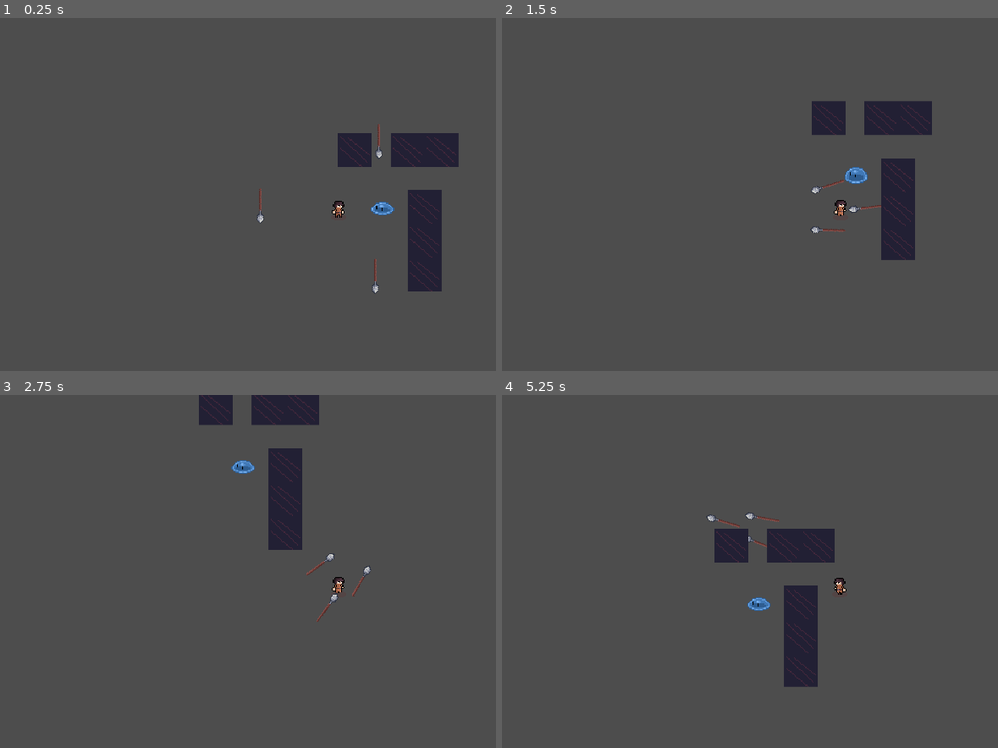
Above: before the commit, frames 1-4 (two rows, left to right).
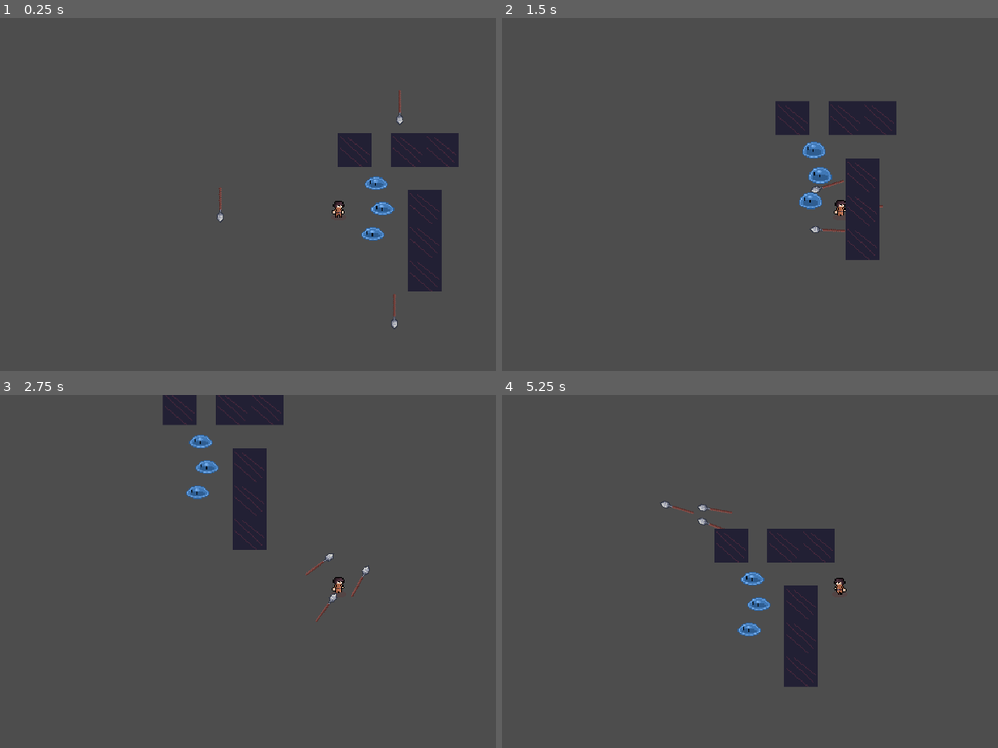
Above: after the commit, the same moments.

Repository: ArcaniaForbidden/Godot_Bullet_Hell
Game: Godot game, scene res://Scenes/Game.tscn
Same seed, same stepped clock (60 frames per second), same inputs: the game is played once before the commit and once after it.
Inputs (mouse positions are in pixels of both pictures, inside the frame that each line leads up to):
- Up to frame 1 (0.25 s): no input
- Up to frame 2 (1.5 s): move the mouse to (988, 187) at 0.52 s; hold Right (ui_right) 0.53-1.28 s; click (988, 187) at 0.67 s; tap Space (ui_select) at 0.77 s; move the mouse to (705, 226) at 1.27 s; hold Down (ui_down) from 1.28 s (still down)
- Up to frame 3 (2.75 s): tap Space (ui_select) at 1.52 s; move the mouse to (406, 500) at 2.02 s; release Down (ui_down) at 2.03 s; hold Right (ui_right) from 2.03 s (still down)
- Up to frame 4 (5.25 s): move the mouse to (804, 659) at 2.77 s; release Right (ui_right) at 2.78 s; hold Up (ui_up) 2.78-3.53 s; click (804, 659) at 2.92 s; tap Space (ui_select) at 3.02, 3.77, 4.52 s; move the mouse to (outside the picture) at 3.52 s; hold Left (ui_left) 3.53-5.03 s; move the mouse to (635, 529) at 4.27 s; move the mouse to (874, 585) at 5.02 s; hold Down (ui_down) from 5.03 s (still down); click (874, 585) at 5.17 s

The runs differ from the first frame. In frame 1, 0.6% of the frame differs, in the area x 43-82%, y 20-89%; in frame 2, 6.6%, in the area x 55-87%, y 23-69%; in frame 3, 6.4%; in frame 4, 0.6%.

Commit message:
Adds separate collision layers/masks for blocks/player/player_weapon/enemy/enemy_damage. Adds damage sound for basic enemies. Camera remains still when player dies. Adds invincibility frames for the player.

Diff:
--- a/Scenes/BasicSlime.tscn
+++ b/Scenes/BasicSlime.tscn
@@ -1,20 +1,28 @@
-[gd_scene load_steps=4 format=3 uid="uid://cjjso6h5ewvwi"]
+[gd_scene load_steps=3 format=3 uid="uid://cjjso6h5ewvwi"]
 
-[ext_resource type="Script" uid="uid://b4reirmd45yq5" path="res://Scripts/Enemy.gd" id="1_wovta"]
+[ext_resource type="Script" uid="uid://b4reirmd45yq5" path="res://Scripts/BasicSlime.gd" id="1_wovta"]
 [ext_resource type="SpriteFrames" uid="uid://gcgfdcontrcj" path="res://Animations/BasicSlime.tres" id="2_wp6eg"]
 
-[sub_resource type="RectangleShape2D" id="RectangleShape2D_wovta"]
-size = Vector2(20, 14)
-
-[node name="Enemy" type="CharacterBody2D"]
+[node name="BasicSlime" type="CharacterBody2D"]
+collision_layer = 2
+collision_mask = 16
 script = ExtResource("1_wovta")
 
 [node name="AnimatedSprite2D" type="AnimatedSprite2D" parent="."]
 texture_filter = 1
 sprite_frames = ExtResource("2_wp6eg")
 animation = &"idle"
-frame_progress = 0.776614
+frame_progress = 0.688521
 
-[node name="CollisionShape2D" type="CollisionShape2D" parent="."]
+[node name="CollisionPolygon2D" type="CollisionPolygon2D" parent="."]
 position = Vector2(0, -1)
-shape = SubResource("RectangleShape2D_wovta")
+polygon = PackedVector2Array(0, -8, 7, -6, 9, -4, 10, -1, 10, 4, 7, 6, 4, 7, 0, 8, -4, 7, -7, 6, -10, 4, -10, -1, -9, -4, -7, -6)
+
+[node name="Area2D" type="Area2D" parent="."]
+collision_layer = 8
+
+[node name="CollisionPolygon2D" type="CollisionPolygon2D" parent="Area2D"]
+position = Vector2(0, -1)
+polygon = PackedVector2Array(0, -8, 7, -6, 9, -4, 10, -1, 10, 4, 7, 6, 4, 7, 0, 8, -4, 7, -7, 6, -10, 4, -10, -1, -9, -4, -7, -6)
+
+[connection signal="body_entered" from="Area2D" to="." method="_on_area_2d_body_entered"]
--- a/Scenes/Block.tscn
+++ b/Scenes/Block.tscn
@@ -6,6 +6,8 @@
 size = Vector2(32, 32)
 
 [node name="Block" type="StaticBody2D"]
+collision_layer = 16
+collision_mask = 3
 
 [node name="Sprite2D" type="Sprite2D" parent="."]
 texture_filter = 5
--- /dev/null
+++ b/Scenes/Camera.tscn
@@ -0,0 +1,6 @@
+[gd_scene load_steps=2 format=3 uid="uid://yv5vlpsg3n3e"]
+
+[ext_resource type="Script" uid="uid://dd6u4v75stm6k" path="res://Scripts/Camera.gd" id="1_yqtc1"]
+
+[node name="Camera2D" type="Camera2D"]
+script = ExtResource("1_yqtc1")
--- a/Scenes/Game.tscn
+++ b/Scenes/Game.tscn
@@ -1,10 +1,11 @@
-[gd_scene load_steps=4 format=3 uid="uid://hwpxxudtcao5"]
+[gd_scene load_steps=5 format=3 uid="uid://hwpxxudtcao5"]
 
 [ext_resource type="PackedScene" uid="uid://cscrkw5ecieem" path="res://Scenes/Player.tscn" id="1_iukft"]
 [ext_resource type="PackedScene" uid="uid://bghmcqurjt4yh" path="res://Scenes/Block.tscn" id="2_gl6un"]
 [ext_resource type="PackedScene" uid="uid://cjjso6h5ewvwi" path="res://Scenes/BasicSlime.tscn" id="3_j5yw3"]
+[ext_resource type="PackedScene" uid="uid://yv5vlpsg3n3e" path="res://Scenes/Camera.tscn" id="4_kldst"]
 
-[node name="Game" type="Node2D"]
+[node name="GameScene" type="Node2D"]
 
 [node name="PlayerNode2D" parent="." instance=ExtResource("1_iukft")]
 
@@ -28,3 +29,11 @@
 
 [node name="BasicSlime" parent="." instance=ExtResource("3_j5yw3")]
 position = Vector2(42, 0)
+
+[node name="BasicSlime2" parent="." instance=ExtResource("3_j5yw3")]
+position = Vector2(33, 24)
+
+[node name="BasicSlime3" parent="." instance=ExtResource("3_j5yw3")]
+position = Vector2(36, -24)
+
+[node name="Camera2D" parent="." instance=ExtResource("4_kldst")]
--- a/Scenes/Player.tscn
+++ b/Scenes/Player.tscn
@@ -1,14 +1,14 @@
-[gd_scene load_steps=6 format=3 uid="uid://cscrkw5ecieem"]
+[gd_scene load_steps=5 format=3 uid="uid://cscrkw5ecieem"]
 
 [ext_resource type="Script" uid="uid://bj83i50wbl3xo" path="res://Scripts/Player.gd" id="1_kyqiw"]
 [ext_resource type="SpriteFrames" uid="uid://d20praf0ojv4k" path="res://Animations/Player.tres" id="1_rpqav"]
-[ext_resource type="Script" uid="uid://dd6u4v75stm6k" path="res://Scripts/Camera.gd" id="3_gntrk"]
 [ext_resource type="Script" uid="uid://b5pnf1m4xm21i" path="res://Scripts/WeaponManager.gd" id="4_dewec"]
 
 [sub_resource type="RectangleShape2D" id="RectangleShape2D_rpqav"]
 size = Vector2(9.84252, 13)
 
 [node name="Player" type="CharacterBody2D"]
+collision_mask = 16
 script = ExtResource("1_kyqiw")
 
 [node name="AnimatedSprite2D" type="AnimatedSprite2D" parent="."]
@@ -21,8 +21,5 @@
 scale = Vector2(1.016, 1)
 shape = SubResource("RectangleShape2D_rpqav")
 
-[node name="Camera2D" type="Camera2D" parent="."]
-script = ExtResource("3_gntrk")
-
 [node name="WeaponManager" type="Node2D" parent="."]
 script = ExtResource("4_dewec")
--- a/Scenes/Weapons/IronSpear.tscn
+++ b/Scenes/Weapons/IronSpear.tscn
@@ -12,6 +12,8 @@
 texture = ExtResource("2_uqowa")
 
 [node name="Area2D" type="Area2D" parent="."]
+collision_layer = 4
+collision_mask = 2
 
 [node name="CollisionPolygon2D" type="CollisionPolygon2D" parent="Area2D"]
 polygon = PackedVector2Array(7, -12, 12, -12, 12, -7, 9, -4, 4, -4, 4, -9)
--- a/Scenes/Weapons/IronSword.tscn
+++ b/Scenes/Weapons/IronSword.tscn
@@ -12,6 +12,8 @@
 texture = ExtResource("2_bw38v")
 
 [node name="Area2D" type="Area2D" parent="."]
+collision_layer = 4
+collision_mask = 2
 
 [node name="CollisionPolygon2D" type="CollisionPolygon2D" parent="Area2D"]
 polygon = PackedVector2Array(-4, 1, 9, -12, 12, -12, 12, -9, -1, 4)
--- /dev/null
+++ b/Scripts/BasicSlime.gd
@@ -0,0 +1,36 @@
+extends CharacterBody2D
+
+@onready var animated_sprite2d = $AnimatedSprite2D
+
+@export var max_health: int = 50
+@export var damage: int = 10
+var health: int
+var playing_damage_sound := false
+
+func _ready():
+	health = max_health
+	animated_sprite2d.play("idle")
+
+func take_damage(damage: int):
+	play_damage_sound()
+	health -= damage
+	if health <= 0:
+		die()
+
+func die():
+	queue_free()
+
+func play_damage_sound():
+	if playing_damage_sound:
+		return
+	if SoundManager:
+		SoundManager.play("damage", 0.0, global_position)
+		playing_damage_sound = true
+		var length = SoundManager.sounds["damage"].get_length()
+		get_tree().create_timer(length).timeout.connect(func():
+			playing_damage_sound = false
+		)
+
+func _on_area_2d_body_entered(player: Node2D) -> void:
+	if player.is_in_group("player"):
+		player.player_takes_damage(damage)
--- a/Scripts/Camera.gd
+++ b/Scripts/Camera.gd
@@ -1,10 +1,11 @@
 extends Camera2D
 
-@onready var player = get_parent()
+@onready var player = get_node_or_null("/root/GameScene/PlayerNode2D")
 
 var zoom_speed = 0.25
 var min_zoom = Vector2(3, 3)
 var max_zoom = Vector2(6, 6)
+var player_alive := true
 
 func _ready():
 	zoom = min_zoom
@@ -19,7 +20,7 @@
 			zoom_camera(zoom_speed)
 
 func _process(_delta):
-	if player:
+	if player_alive and player:
 		global_position = player.position
 
 func zoom_camera(delta):
--- a/Scripts/Enemy.gd
+++ /dev/null
@@ -1,18 +0,0 @@
-extends CharacterBody2D
-
-@onready var animated_sprite2d = $AnimatedSprite2D
-
-@export var max_health: int = 50
-var health: int
-
-func _ready():
-	health = max_health
-	animated_sprite2d.play("idle")
-
-func apply_damage(damage: int):
-	health -= damage
-	if health <= 0:
-		die()
-
-func die():
-	queue_free()
--- a/Scripts/Player.gd
+++ b/Scripts/Player.gd
@@ -3,6 +3,8 @@
 @onready var animated_sprite2d = $AnimatedSprite2D
 @onready var weapon_manager = $WeaponManager
 
+var max_health: int = 20
+var health: int
 var speed = 150.0
 var dash_speed = 300.0
 var dash_duration = 0.33
@@ -13,8 +15,13 @@
 var is_dashing = false
 var input_direction = Vector2.ZERO
 var last_direction = Vector2.RIGHT
+var invincible: bool = false
+var invincibility_duration: float = 1.0
+var invincibility_timer: float = 0.0
 
 func _ready():
+	add_to_group("player")
+	health = max_health
 	animated_sprite2d.play("idle")
 	var iron_spear1 = preload("res://Scenes/Weapons/IronSpear.tscn").instantiate()
 	var iron_spear2 = preload("res://Scenes/Weapons/IronSpear.tscn").instantiate()
@@ -24,6 +31,16 @@
 	weapon_manager.add_weapon(iron_spear3)
 
 func _process(delta):
+	if invincible:
+		invincibility_timer -= delta
+		if invincibility_timer <= 0:
+			invincible = false
+			animated_sprite2d.modulate = Color(1,1,1,1)
+		else:
+			var flash_speed = 10.0
+			animated_sprite2d.modulate = Color(1,1,1,1) if int(invincibility_timer * flash_speed) % 2 == 0 else Color(1,1,1,0.5)
+	else:
+		animated_sprite2d.modulate = Color(1,1,1,1)
 	var input: Vector2 = Vector2(Input.get_axis("ui_left", "ui_right"), Input.get_axis("ui_up", "ui_down")).normalized()
 	if input.length() > 0:
 		last_direction = input
@@ -57,3 +74,21 @@
 		is_dashing = true
 		dash_timer = dash_duration
 		dash_cooldown_timer = dash_cooldown
+
+func player_takes_damage(damage: int):
+	if invincible:
+		return
+	health -= damage
+	invincible = true
+	invincibility_timer = invincibility_duration
+	print("Player takes damage:", damage)
+	print("Player remaining health:", health)
+	if health <= 0:
+		player_die()
+	#else:
+		#if SoundManager:
+			#SoundManager.play("player_hurt", 0.0, global_position)
+
+func player_die():
+	print("Player has died")
+	queue_free()
--- /dev/null
+++ b/Scripts/SoundManager.gd
@@ -0,0 +1,35 @@
+extends Node2D
+
+var master_volume_percentage: int = 100
+var sound_volume_percentage: int = 100
+var music_volume_percentage: int = 100
+
+var current_hover_player: AudioStreamPlayer = null
+var sounds = {
+	"damage": preload("res://Sounds/damage.wav"),
+}
+
+func play(sound_name: String, base_volume_db: float = 0.0, position = null) -> void:
+	if not sounds.has(sound_name):
+		return
+	var sfx
+	if position != null:
+		sfx = AudioStreamPlayer2D.new()
+		sfx.position = position
+		sfx.attenuation = 0.5
+	else:
+		sfx = AudioStreamPlayer.new()
+	sfx.stream = sounds[sound_name]
+	var category_volume_pct: int
+	if sound_name in []: # example music
+		category_volume_pct = music_volume_percentage
+	else:
+		category_volume_pct = sound_volume_percentage
+	var final_volume_db = base_volume_db + percent_to_db(master_volume_percentage) + percent_to_db(category_volume_pct)
+	sfx.volume_db = final_volume_db
+	add_child(sfx)
+	sfx.play()
+
+# Converts 0-100% to Godot dB (-30dB to 0dB)
+func percent_to_db(pct: float) -> float:
+	return lerp(-30.0, 0.0, clampf(pct, 0, 100) / 100.0)
--- a/Scripts/Weapons/IronSpear.gd
+++ b/Scripts/Weapons/IronSpear.gd
@@ -3,7 +3,7 @@
 var damage = 10
 var orbit_radius = 25
 var rotation_offset = deg_to_rad(45)
-var attack_range: float = 100.0
+var attack_range: float = 150.0
 var attack_duration: float = 0.33
 var attack_cooldown: float = 1.33
 var is_attacking: bool = false
@@ -60,6 +60,6 @@
 		return
 	if enemy in hit_enemies:
 		return
-	if enemy.has_method("apply_damage"):
+	if enemy.has_method("take_damage"):
 		hit_enemies[enemy] = true
-		enemy.apply_damage(damage)
+		enemy.take_damage(damage)
--- a/project.godot
+++ b/project.godot
@@ -14,6 +14,10 @@
 run/main_scene="uid://hwpxxudtcao5"
 config/features=PackedStringArray("4.4", "Forward Plus")
 config/icon="res://icon.svg"
+
+[autoload]
+
+SoundManager="*res://Scripts/SoundManager.gd"
 
 [display]
 
@@ -54,3 +58,11 @@
 , Object(InputEventKey,"resource_local_to_scene":false,"resource_name":"","device":-1,"window_id":0,"alt_pressed":false …(183 unchanged characters)…
 ]
 }
+
+[layer_names]
+
+2d_physics/layer_1="Player"
+2d_physics/layer_2="Enemy"
+2d_physics/layer_3="Player Weapon"
+2d_physics/layer_4="Enemy Damage"
+2d_physics/layer_5="Wall"
Renamed: Scripts/Enemy.gd.uid -> Scripts/BasicSlime.gd.uid
Not shown, added: Scripts/SoundManager.gd.uid
Not shown, added: Sounds/damage.wav.import
Not shown, added: Sounds/damage.wav
